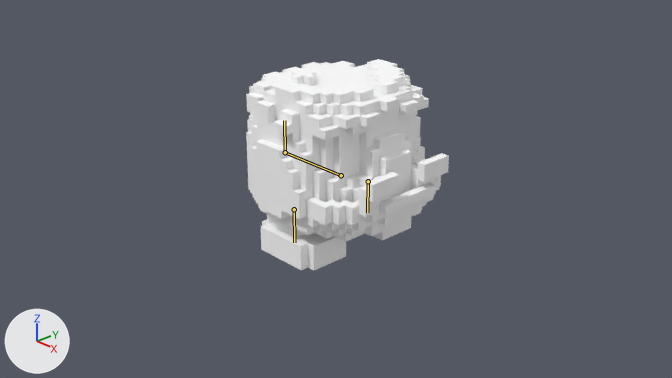
One commit to the Blender file src/galois/data/npcs/cobble_mucker_animations.blend: the scene before it, then after it.
The view is the same before and after, from the file's camera 'Camera'. Lighting does not change. The marker at lower left points along +X, +Y and +Z. The older version comes first. The bones that bend it are drawn over the model as lines.

In view in the first picture: 'Body', 'Head', 'L_Leg', 'R_Leg'.
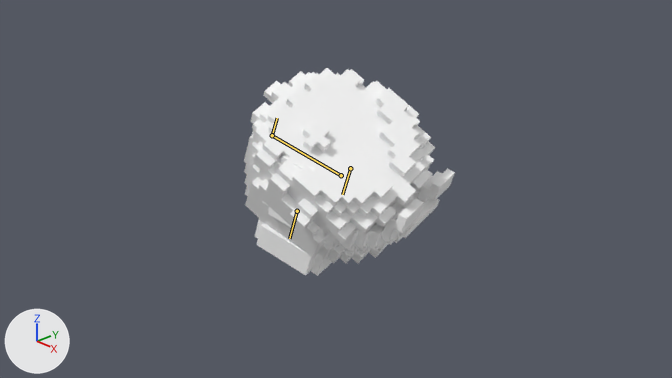
The newer file adds an action. The first version stands in its rest pose; the second is drawn at frame 5 of the action 'HitReact'.

What differs and where, as boxes (x1, y1, x2, y2) in the pictures (672 x 378 px):
'Head', posed (35% taller)
    before: (246, 59, 429, 203)
    after: (244, 68, 435, 263)
'Body', posed
    before: (248, 139, 449, 242)
    after: (262, 155, 455, 255)
'R_Leg', posed
    before: (261, 214, 346, 270)
    after: (255, 218, 332, 276)
bone 'Body', root to tip
    before: (341, 175) to (285, 152)
    after: (341, 175) to (272, 135)
bone 'Head', root to tip
    before: (285, 152) to (284, 120)
    after: (272, 135) to (277, 118)

The change in detail:
Bone 'Body' (bone_body) turns from (0, 0, 0) to (-16, 0, 19) degrees about its own x, y and z.
Bone 'Head' (bone_head) turns from (0, 0, 0) to (22, 0, -14) degrees about its own x, y and z.
